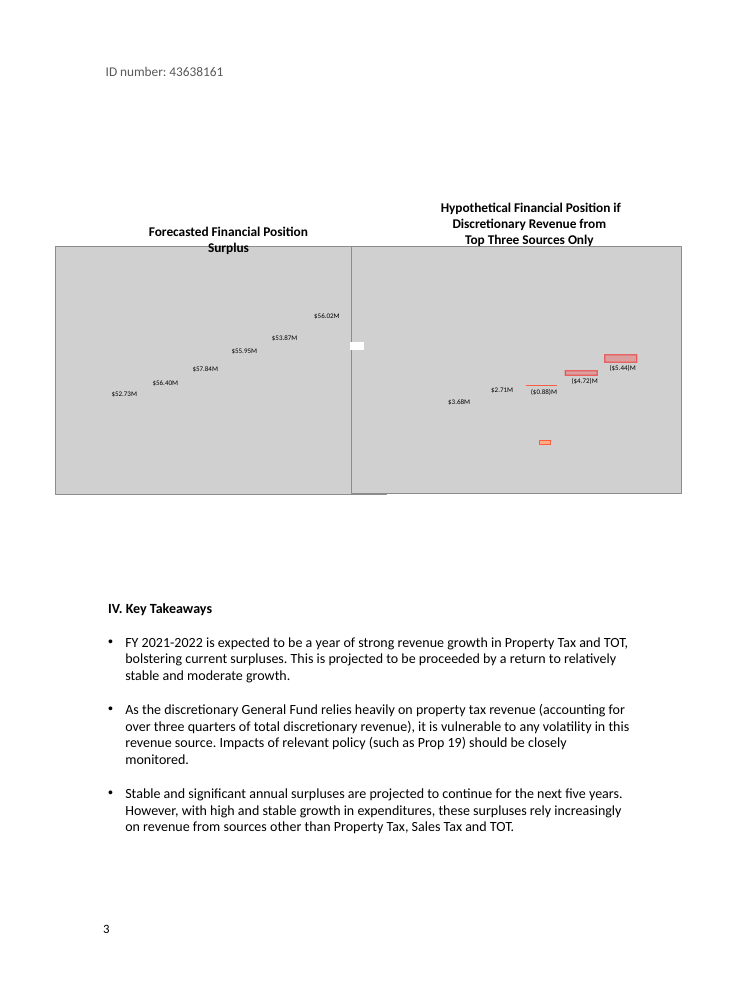
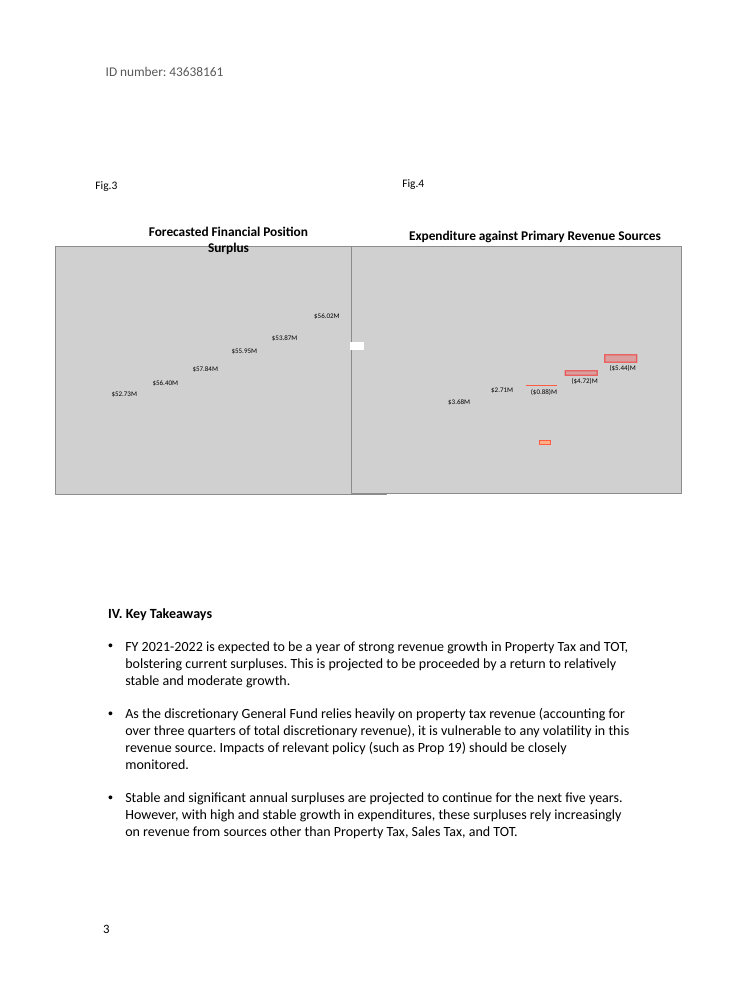
Before and after one commit to gillsarah/5yr_govt_forecast_viz, a slide deck: slide 3 of Version 2 - SB 5yr forecast viz -writup.pptx. Drawn at 733x1008 pixels with LibreOffice and Linux fonts; fonts in the diff are those of the drawing; grey boxes stand for pictures. Boxes give left, top, right and bottom in pixels: in the first picture for what was removed or moved away, otherwise in the second. Text is boxed around its words. In the diff, an @@ line names an element or a change of style, - is before the commit and + after.

```diff
--- a/Version 2 - SB 5yr forecast viz -writup.pptx
+++ b/Version 2 - SB 5yr forecast viz -writup.pptx
@@ text added at (402,179,424,189), 9 pt, text #000000 @@
+Fig.4
@@ text added at (95,181,117,191), 9 pt, text #000000 @@
+Fig.3
@@ text at (409,230,661,243): text changed @@
-Hypothetical Financial Position if Discretionary Revenue from
-Top Three Sources Only
+Expenditure against Primary Revenue Sources
@@ text at (125,792,623,839): text changed @@
-• Stable and significant annual surpluses are projected to continue for the next five years. However, with high and stable growth in expenditures, these surpluses rely increasingly on revenue from sources other than Property Tax, Sales Tax and TOT.
+• Stable and significant annual surpluses are projected to continue for the next five years. However, with high and stable growth in expenditures, these surpluses rely increasingly on revenue from sources other than Property Tax, Sales Tax, and TOT.
```
Also in this commit, not shown: 2 other slides changed, 2 other files.
